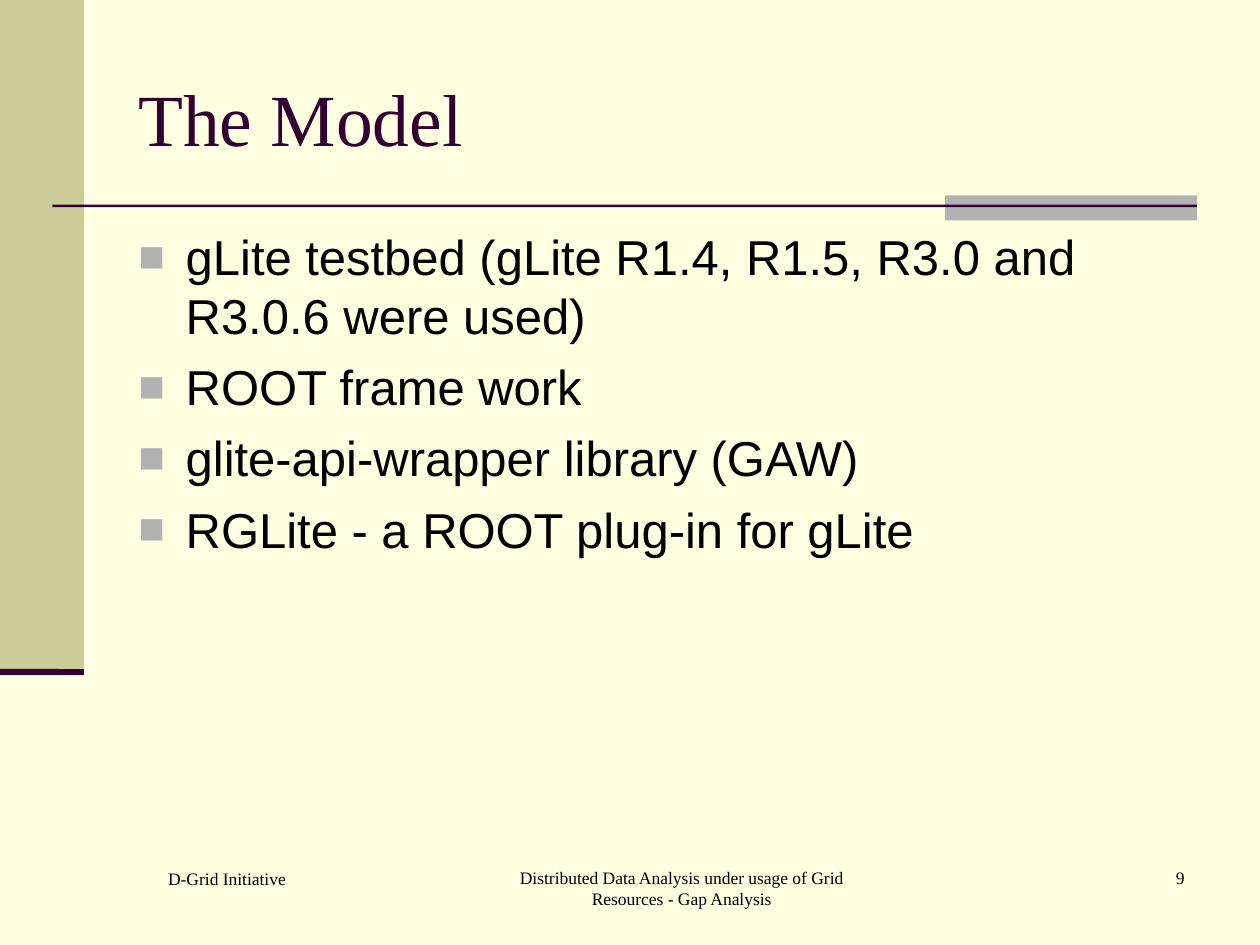
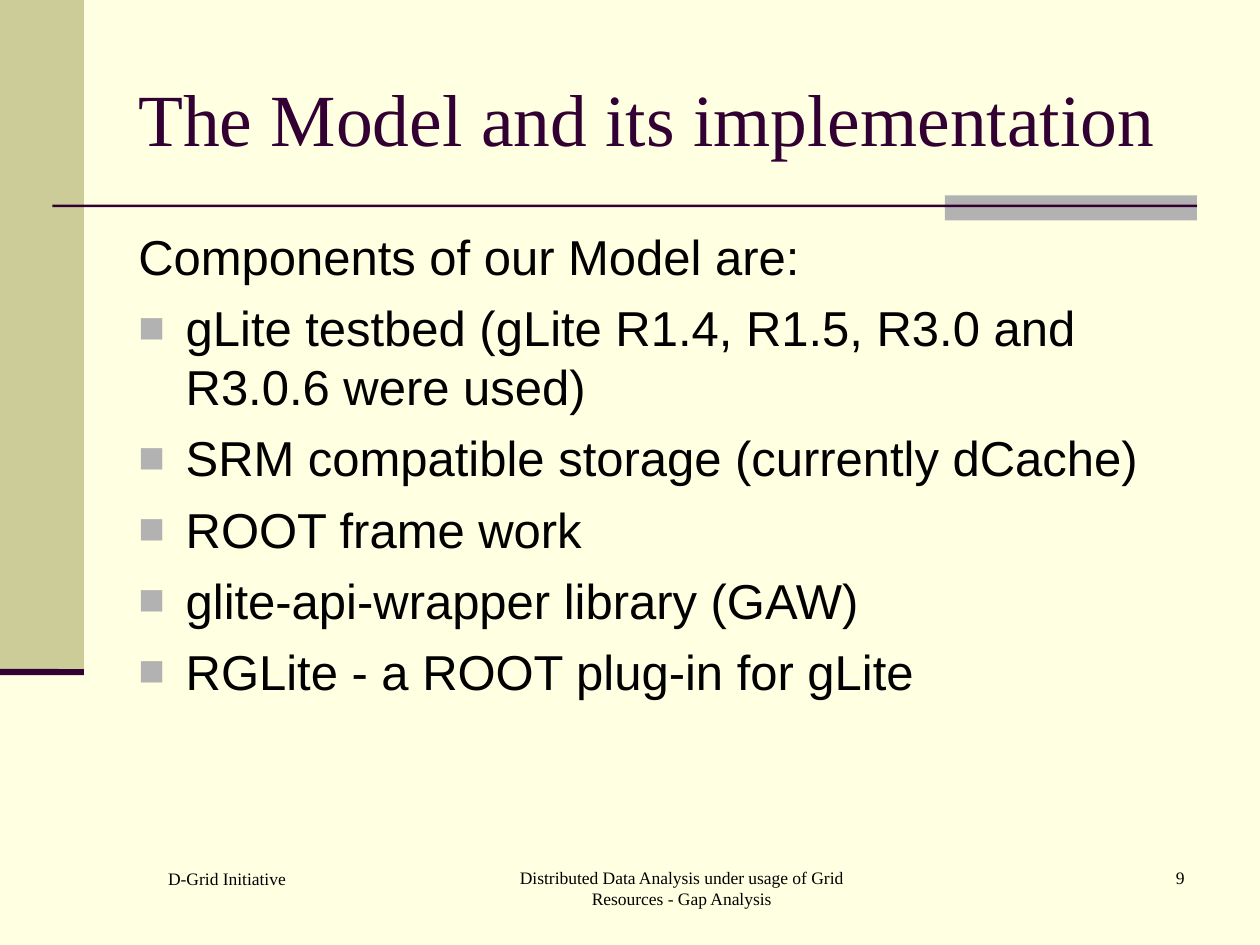
Before and after one commit to AnarManafov/PoDDocumentation, a slide deck: slide 9 of HEPCG-Workshops/2006-Nov/HEPCG-Workshops-2006-Nov.ppt. Drawn at 1260x945 pixels with LibreOffice and Linux fonts; fonts in the diff are those of the drawing. Boxes give left, top, right and bottom in pixels: in the first picture for what was removed or moved away, otherwise in the second. Text is boxed around its words. In the diff, an @@ line names an element or a change of style, - is before the commit and + after.

```diff
--- a/HEPCG-Workshops/2006-Nov/HEPCG-Workshops-2006-Nov.ppt
+++ b/HEPCG-Workshops/2006-Nov/HEPCG-Workshops-2006-Nov.ppt
@@ title at (x1=138, y1=95, x2=1154, y2=160): text changed @@
-The Model
+The Model and its implementation
@@ text at (x1=138, y1=239, x2=799, y2=286): paragraph added @@
+Components of our Model are:
@@ text at (x1=186, y1=440, x2=1138, y2=487): paragraph added @@
+■ SRM compatible storage (currently dCache)
```
Also in this commit, not shown: 5 other slides changed, 1 slide added.
